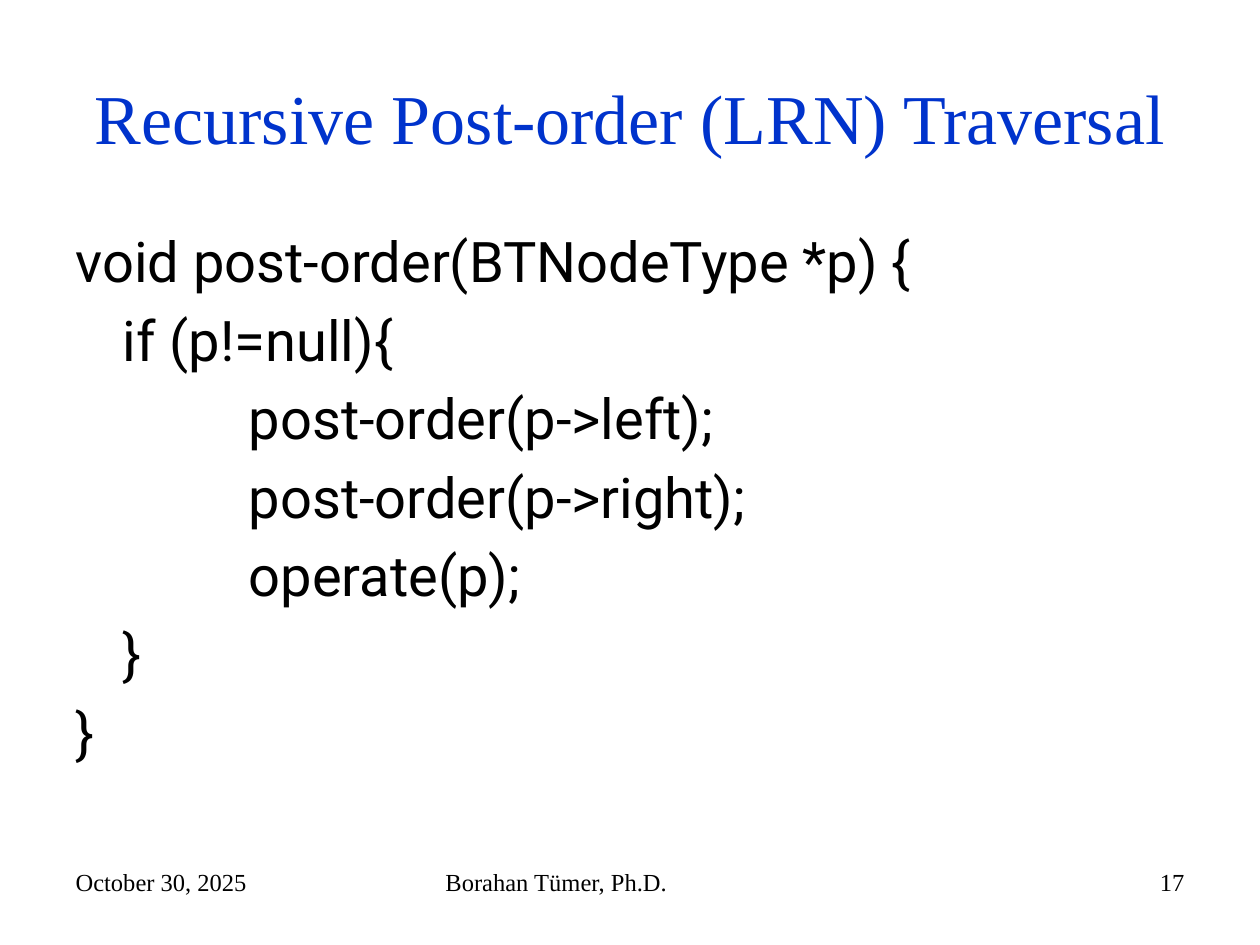
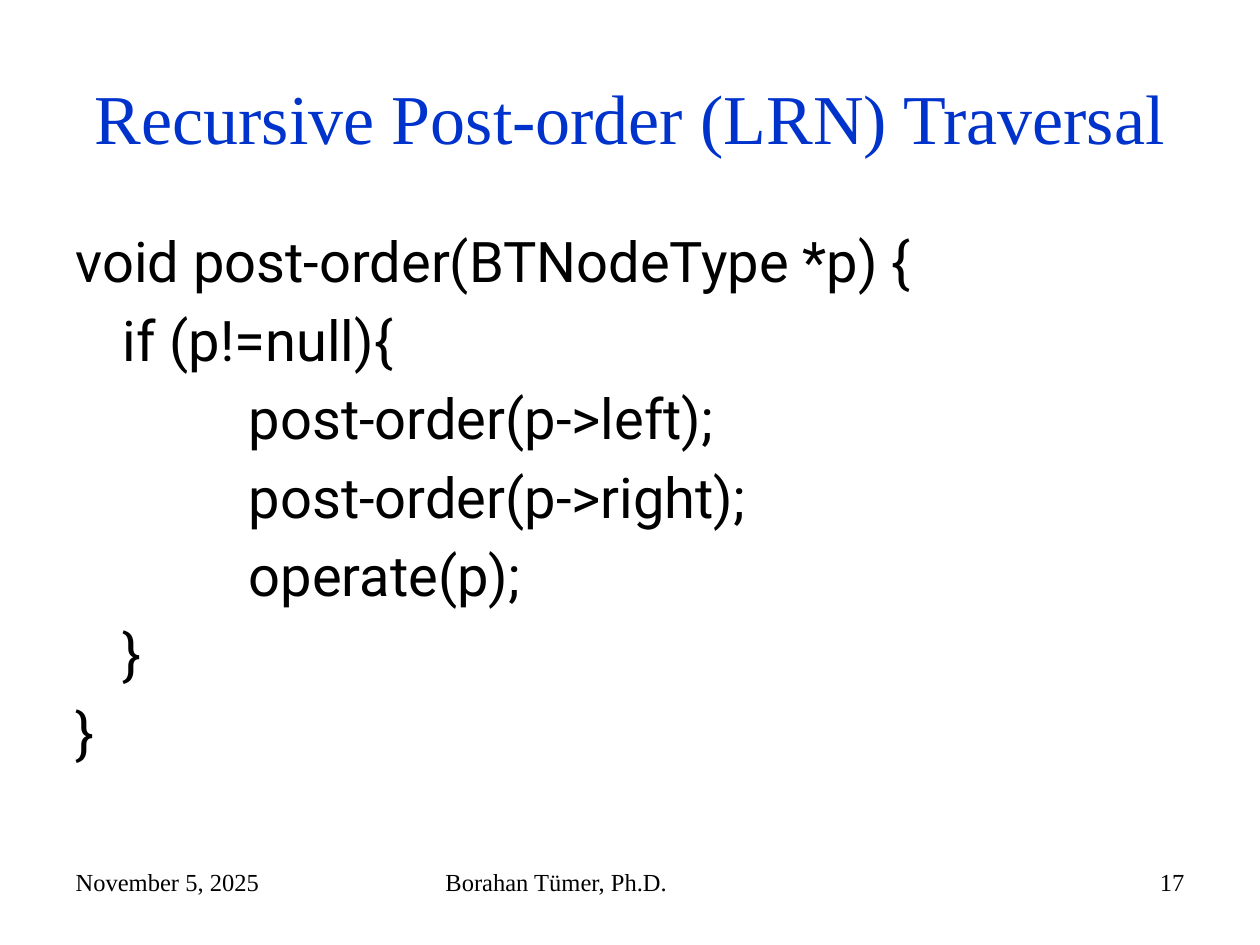
Before and after one commit to mehmetkayacse/cse225, a slide deck: slide 17 of files/Week5.pptx. Drawn at 1260x945 pixels with LibreOffice and Linux fonts; fonts in the diff are those of the drawing. Boxes give left, top, right and bottom in pixels: in the first picture for what was removed or moved away, otherwise in the second. Text is boxed around its words. In the diff, an @@ line names an element or a change of style, - is before the commit and + after.

```diff
--- a/files/Week5.pptx
+++ b/files/Week5.pptx
@@ text at bbox=[76, 874, 259, 895]: text changed @@
-October 30, 2025
+November 5, 2025
```
Also in this commit, not shown: 101 other slides changed.
